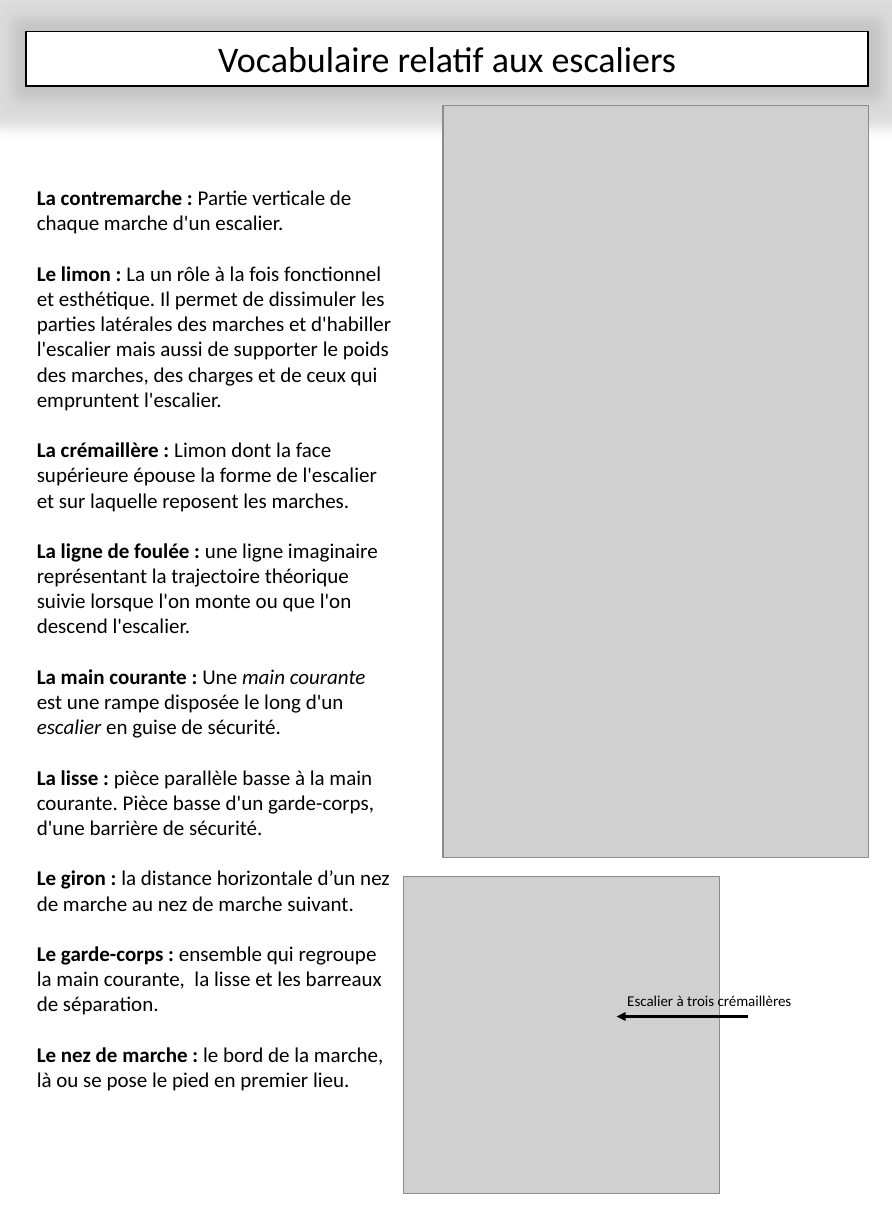
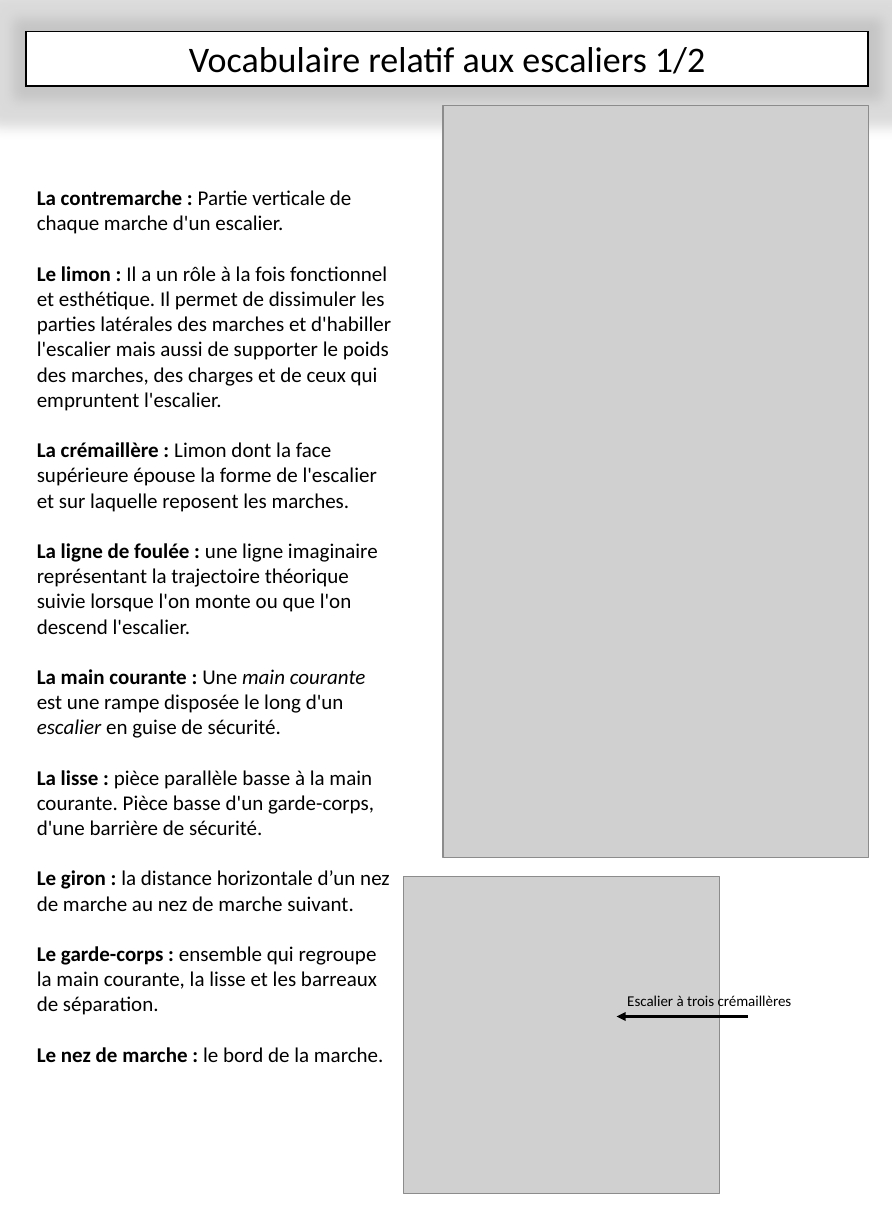
Before and after one commit to kduchevreuil/Cours-Menuiserie, a slide deck: slide 3 of Les escaliers.pptx. Drawn at 892x1232 pixels with LibreOffice and Linux fonts; fonts in the diff are those of the drawing; grey boxes stand for pictures. Boxes give left, top, right and bottom in pixels: in the first picture for what was removed or moved away, otherwise in the second. Text is boxed around its words. In the diff, an @@ line names an element or a change of style, - is before the commit and + after.

```diff
--- a/Les escaliers.pptx
+++ b/Les escaliers.pptx
@@ text in rectangle at box(189, 47, 705, 74): text changed @@
-Vocabulaire relatif aux escaliers
+Vocabulaire relatif aux escaliers 1/2
@@ text at box(37, 266, 391, 411): text changed @@
-Le limon : La un rôle à la fois fonctionnel et esthétique. Il permet de dissimuler les parties latérales des marches et d'habiller l'escalier mais aussi de supporter le poids des marches, des charges et de ceux qui empruntent l'escalier.
+Le limon : Il a un rôle à la fois fonctionnel et esthétique. Il permet de dissimuler les parties latérales des marches et d'habiller l'escalier mais aussi de supporter le poids des marches, des charges et de ceux qui empruntent l'escalier.
@@ text at box(37, 1047, 383, 1062): text changed @@
-Le nez de marche : le bord de la marche, là ou se pose le pied en premier lieu.
+Le nez de marche : le bord de la marche.
```
Also in this commit, not shown: 10 other slides changed, 3 slides added, 1 other file.
